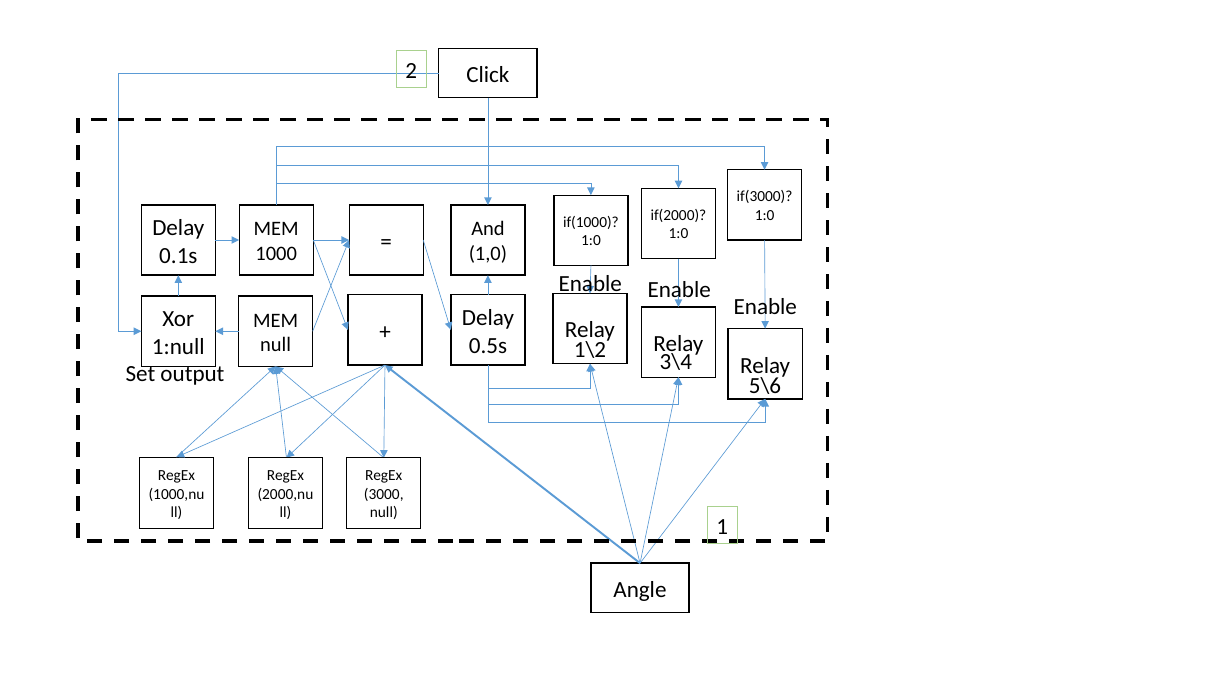
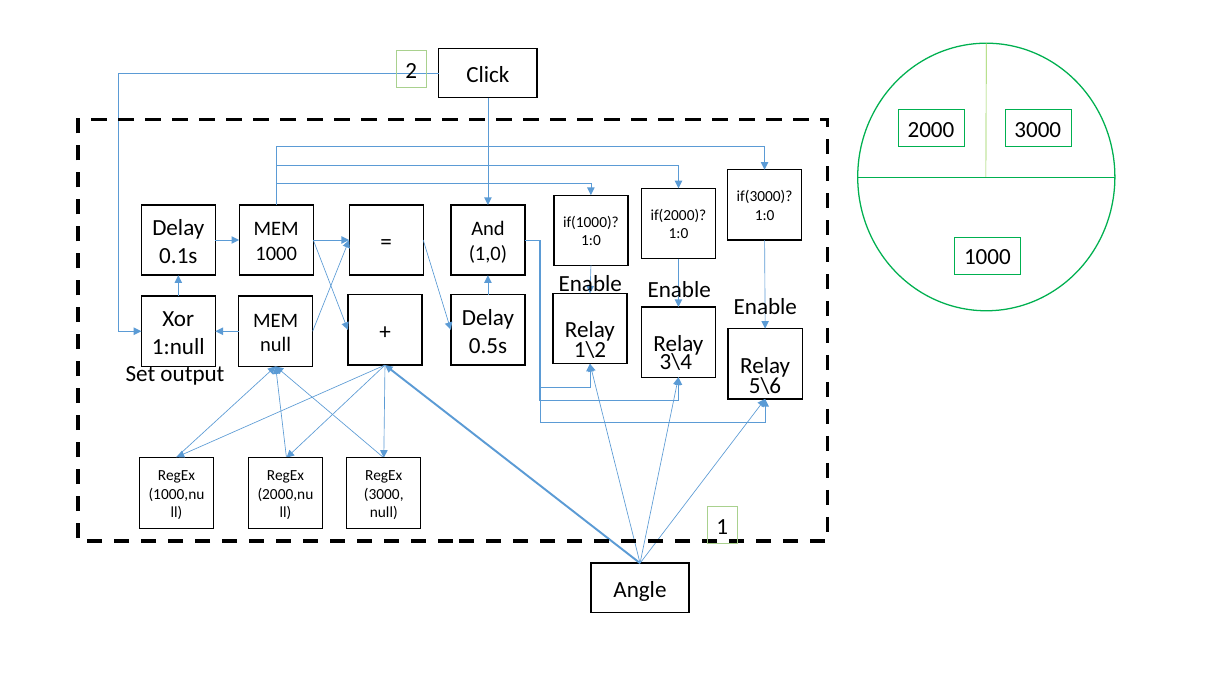
Before and after one commit to panhao4812/GameTools, a slide deck: slide 4 of BaroAngEditor/BaroAngEditor/mods/Lines.pptx. Drawn at 1232x693 pixels with LibreOffice and Linux fonts; fonts in the diff are those of the drawing. Boxes give left, top, right and bottom in pixels: in the first picture for what was removed or moved away, otherwise in the second. Text is boxed around its words. In the diff, an @@ line names an element or a change of style, - is before the commit and + after.

Commit message:
update

```diff
--- a/BaroAngEditor/BaroAngEditor/mods/Lines.pptx
+++ b/BaroAngEditor/BaroAngEditor/mods/Lines.pptx
@@ ellipse added at (858,43,1115,311), fill #FFFFFF, outline #00B050 1 pt @@
@@ line added from (986, 177) to (986, 43), #92D050 0.5 pt @@
@@ rectangle added at (898,110,964,147), outline #00B050 0.75 pt, 18 pt, text #000000 @@
+2000
@@ rectangle added at (1006,110,1071,147), outline #00B050 0.75 pt, 18 pt, text #000000 @@
+3000
@@ line added from (858, 177) to (1116, 177), #00B050 0.5 pt @@
@@ rectangle added at (955,238,1020,274), outline #00B050 0.75 pt, 18 pt, text #000000 @@
+1000
@@ elbow arrow moved from (488, 365) - (765, 399) to (525, 240) - (765, 399) @@
@@ elbow arrow moved from (488, 365) - (678, 377) to (525, 240) - (678, 377) @@
@@ elbow arrow moved from (488, 365) - (591, 364) to (525, 240) - (591, 364) @@
```
Also in this commit, not shown: 8 other slides changed, 1 slide removed.
